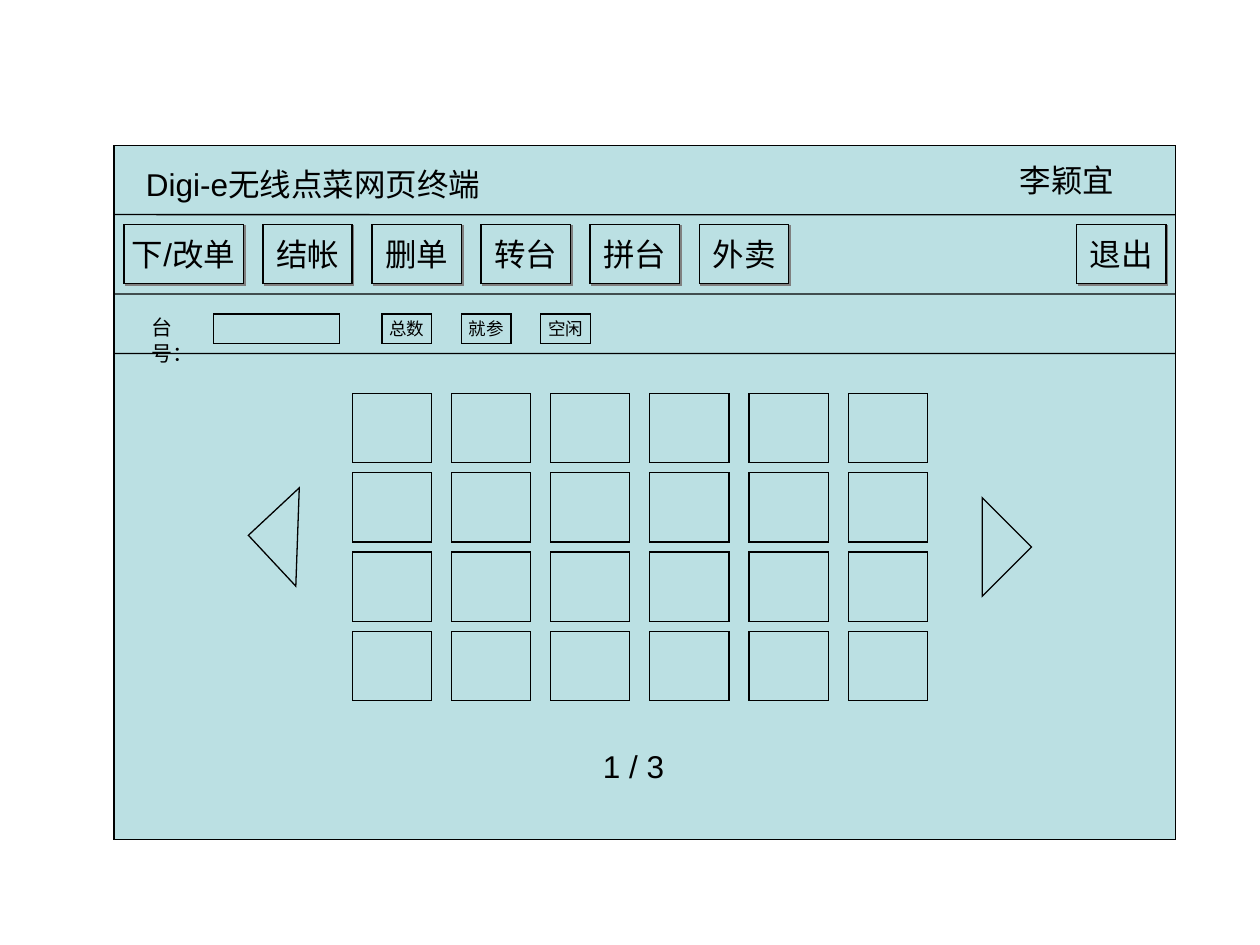
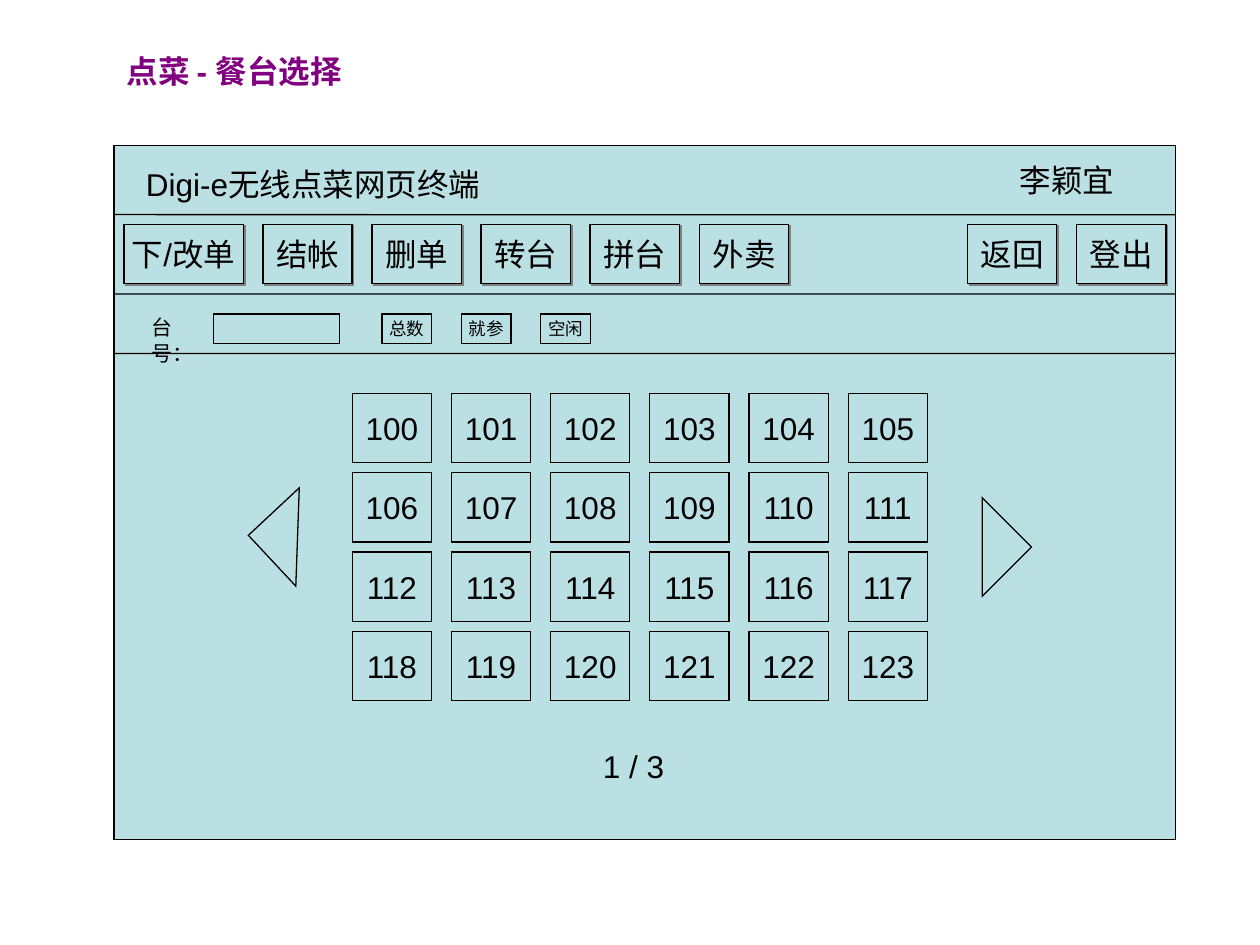
Before and after one commit to runt18/wireless-order-solution, a slide deck: slide 3 of doc/Digi-e网页终端需求.ppt. Drawn at 1260x945 pixels with LibreOffice and Linux fonts; fonts in the diff are those of the drawing. Boxes give left, top, right and bottom in pixels: in the first picture for what was removed or moved away, otherwise in the second. Text is boxed around its words. In the diff, an @@ line names an element or a change of style, - is before the commit and + after.

```diff
--- a/doc/Digi-e网页终端需求.ppt
+++ b/doc/Digi-e网页终端需求.ppt
@@ text added at (x1=127, y1=56, x2=342, y2=86), 18 pt, text #800080, bold @@
+点菜 - 餐台选择
@@ rectangle added at (x1=968, y1=224, x2=1057, y2=284), fill #BBE0E3, outline #000000 0.74 pt, 18 pt, text #000000 @@
+返回
@@ text in rectangle at (x1=1090, y1=239, x2=1153, y2=269): text changed @@
-退出
+登出
@@ text in rectangle at (x1=366, y1=418, x2=419, y2=441): text added @@
+100
@@ text in rectangle at (x1=465, y1=418, x2=518, y2=441): text added @@
+101
@@ text in rectangle at (x1=564, y1=418, x2=617, y2=441): text added @@
+102
@@ text in rectangle at (x1=663, y1=418, x2=716, y2=441): text added @@
+103
@@ text in rectangle at (x1=762, y1=418, x2=815, y2=441): text added @@
+104
@@ text in rectangle at (x1=862, y1=418, x2=915, y2=441): text added @@
+105
@@ text in rectangle at (x1=366, y1=497, x2=419, y2=520): text added @@
+106
@@ text in rectangle at (x1=465, y1=497, x2=518, y2=520): text added @@
+107
@@ text in rectangle at (x1=564, y1=497, x2=617, y2=520): text added @@
+108
@@ text in rectangle at (x1=663, y1=497, x2=716, y2=520): text added @@
+109
@@ text in rectangle at (x1=764, y1=497, x2=814, y2=520): text added @@
+110
@@ text in rectangle at (x1=864, y1=497, x2=912, y2=519): text added @@
+111
@@ text in rectangle at (x1=367, y1=577, x2=417, y2=599): text added @@
+112
@@ text in rectangle at (x1=466, y1=577, x2=516, y2=600): text added @@
+113
@@ text in rectangle at (x1=565, y1=577, x2=615, y2=599): text added @@
+114
@@ text in rectangle at (x1=664, y1=577, x2=714, y2=600): text added @@
+115
@@ text in rectangle at (x1=764, y1=577, x2=814, y2=600): text added @@
+116
@@ text in rectangle at (x1=863, y1=577, x2=913, y2=599): text added @@
+117
@@ text in rectangle at (x1=367, y1=656, x2=417, y2=679): text added @@
+118
@@ text in rectangle at (x1=466, y1=656, x2=516, y2=679): text added @@
+119
@@ text in rectangle at (x1=564, y1=656, x2=617, y2=679): text added @@
+120
@@ text in rectangle at (x1=663, y1=656, x2=716, y2=678): text added @@
+121
@@ text in rectangle at (x1=762, y1=656, x2=815, y2=678): text added @@
+122
@@ text in rectangle at (x1=862, y1=656, x2=915, y2=679): text added @@
+123
```
Also in this commit, not shown: 6 other slides changed, 4 slides added, 1 other file.
